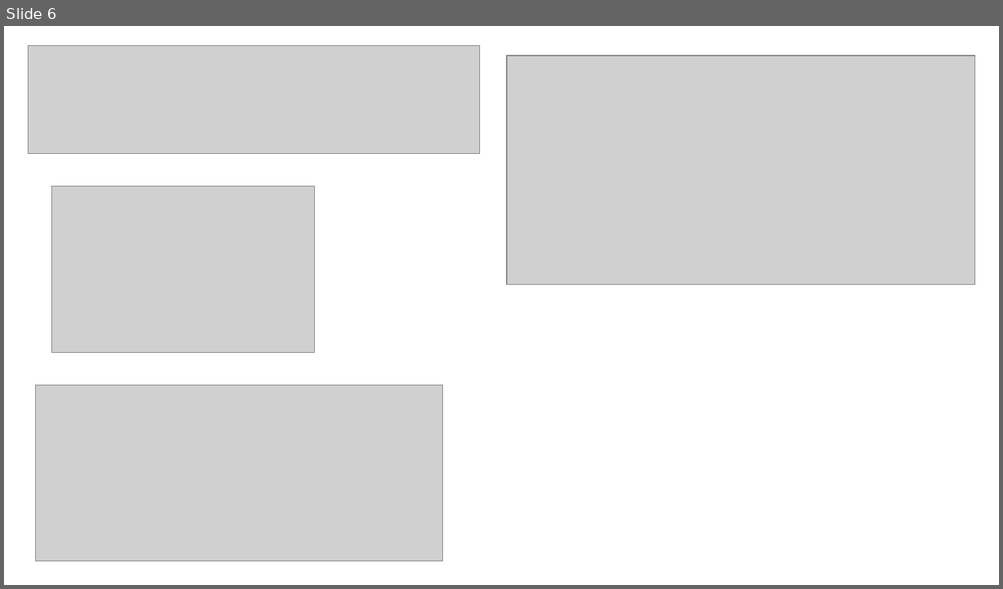
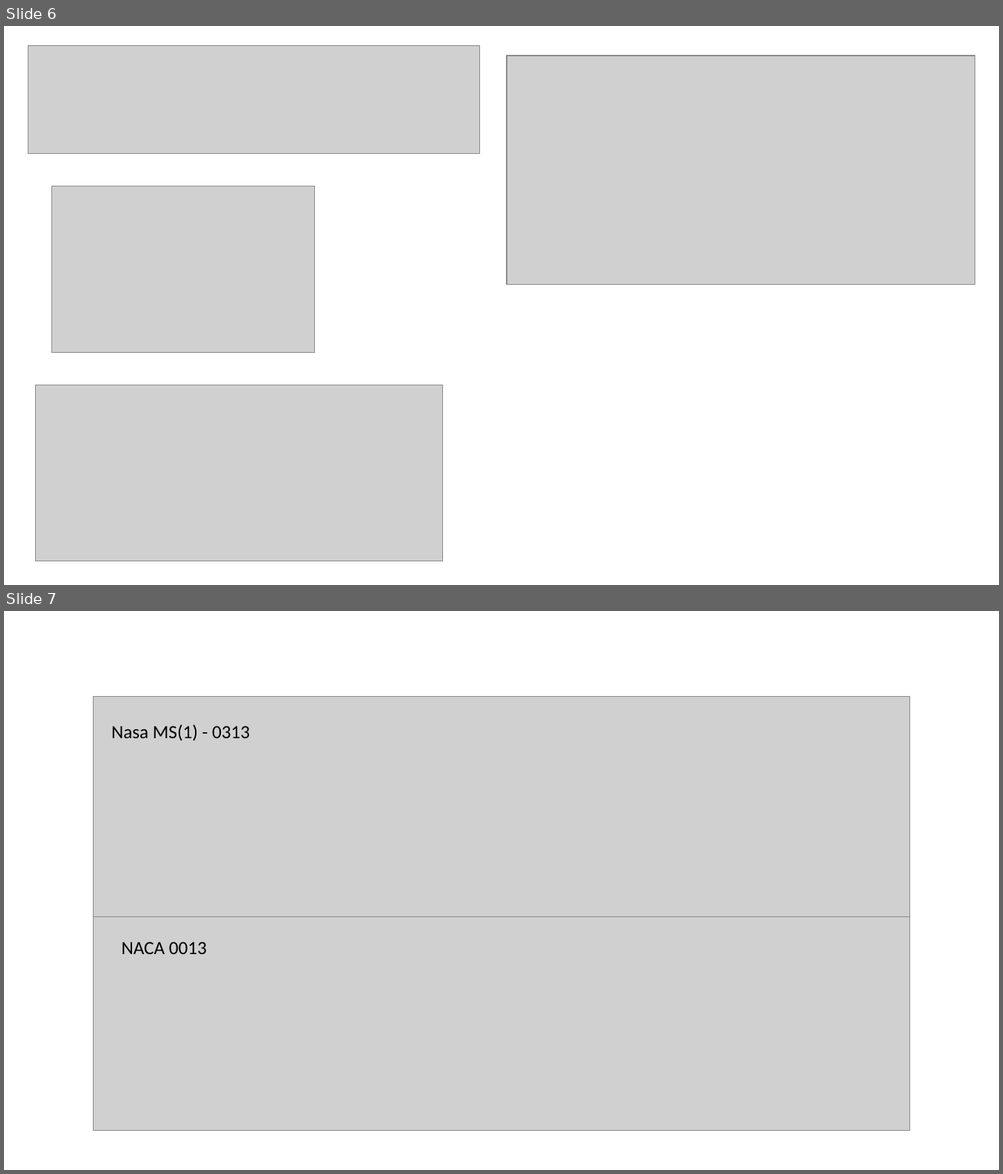
Before and after one commit to KantouniasA/flightDynamics, a slide deck: TechnicalReport/Figures.pptx. Shown one above the other, each under a label of ours: slide 6 before the commit, slides 6 and 7 after it. The pictures are 1003x589 and 1003x1174 pixels, drawn with LibreOffice and Linux fonts; fonts in the diff are those of the drawing; grey boxes stand for pictures. Boxes give left, top, right and bottom in pixels: in the first picture for what was removed or moved away, otherwise in the second. Text is boxed around its words. In the diff, an @@ line names an element or a change of style, - is before the commit and + after.

```diff
--- a/TechnicalReport/Figures.pptx
+++ b/TechnicalReport/Figures.pptx
@@ slide 7 added at <box>4,611,999,1170</box>, background #FFFFFF @@
@@ picture added at <box>94,697,910,917</box> @@
@@ text added at <box>111,724,250,741</box>, 18 pt, text #000000 @@
+Nasa MS(1) - 0313
@@ picture added at <box>94,917,910,1131</box> @@
@@ text added at <box>122,942,207,954</box>, 18 pt, text #000000 @@
+NACA 0013
```
Also in this commit, not shown: 2 other slides added, 3 other files.
